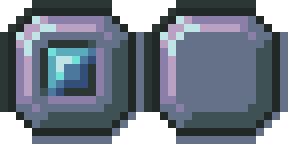
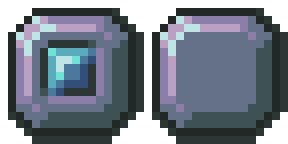
The second w=288, h=144 image is a revision of the first. Changes to its layers:
painted on "Layer 2" over (144, 0, 288, 144)
painted on "Layer 1" over (0, 0, 144, 144)
